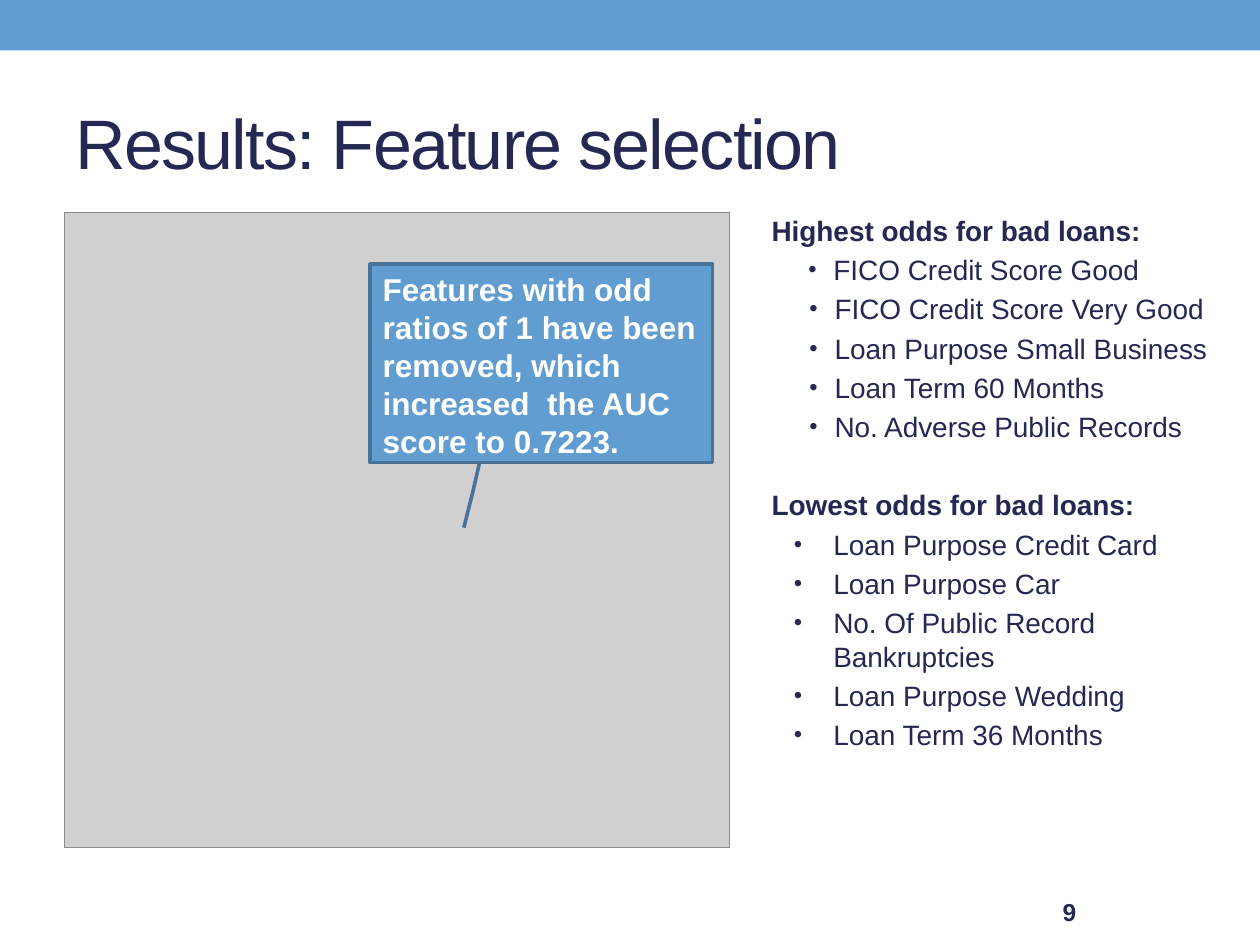
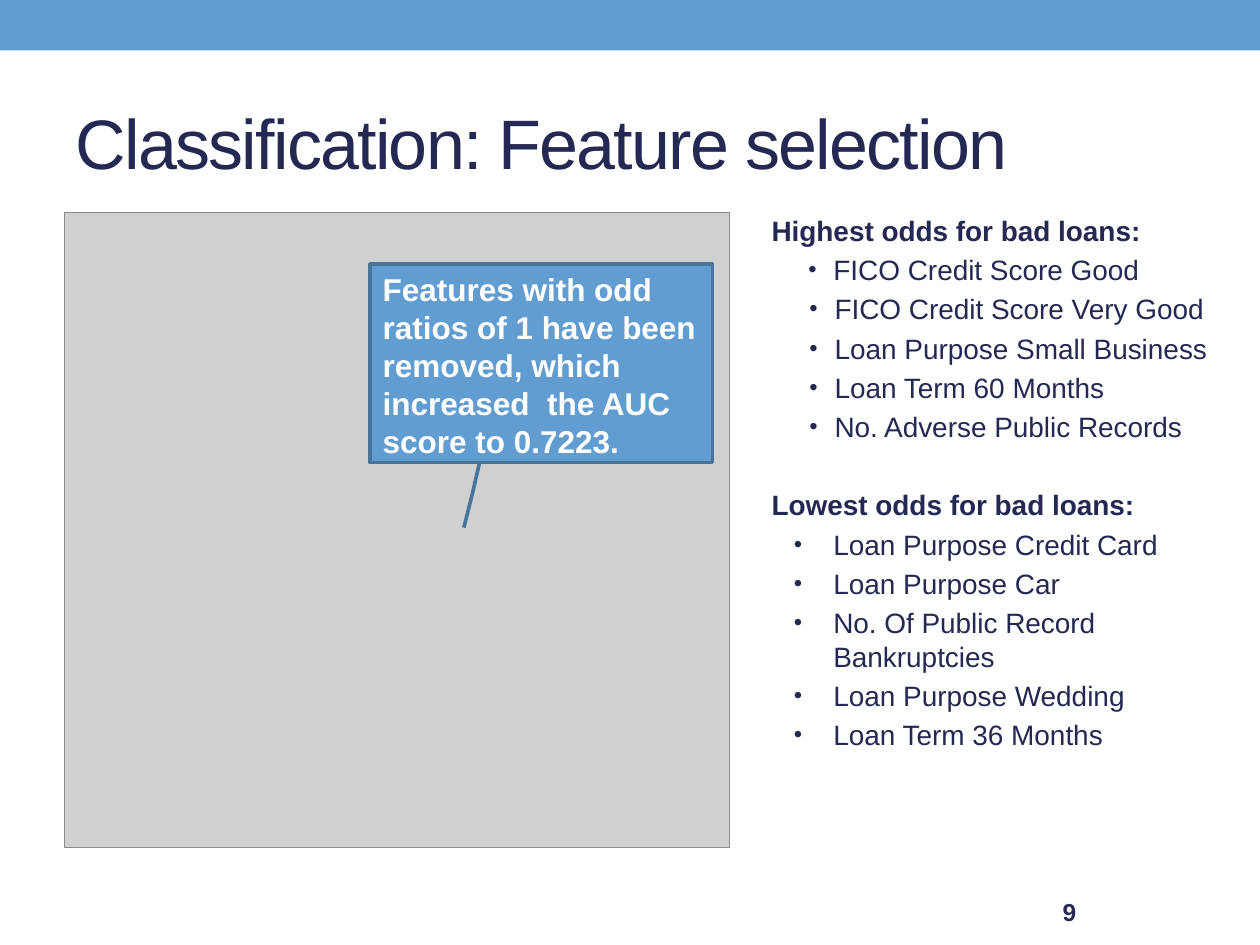
Before and after one commit to Son17/Data-Science-Projects, a slide deck: slide 9 of LG presentation_condensed.pptx. Drawn at 1260x945 pixels with LibreOffice and Linux fonts; fonts in the diff are those of the drawing; grey boxes stand for pictures. Boxes give left, top, right and bottom in pixels: in the first picture for what was removed or moved away, otherwise in the second. Text is boxed around its words. In the diff, an @@ line names an element or a change of style, - is before the commit and + after.

```diff
--- a/LG presentation_condensed.pptx
+++ b/LG presentation_condensed.pptx
@@ title at (76, 118, 1007, 170): text changed @@
-Results: Feature selection
+Classification: Feature selection
```
Also in this commit, not shown: 3 other files.
